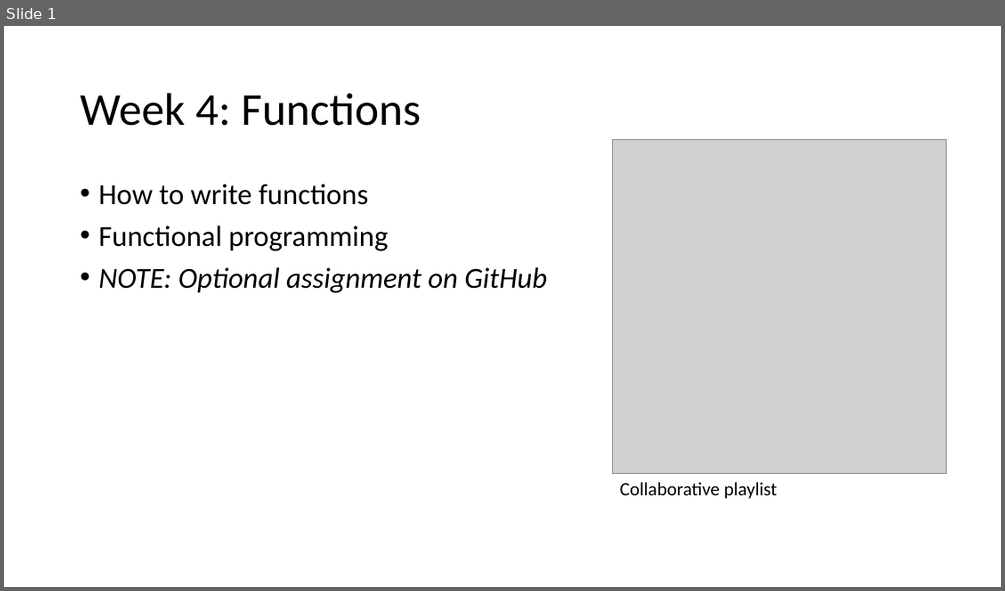
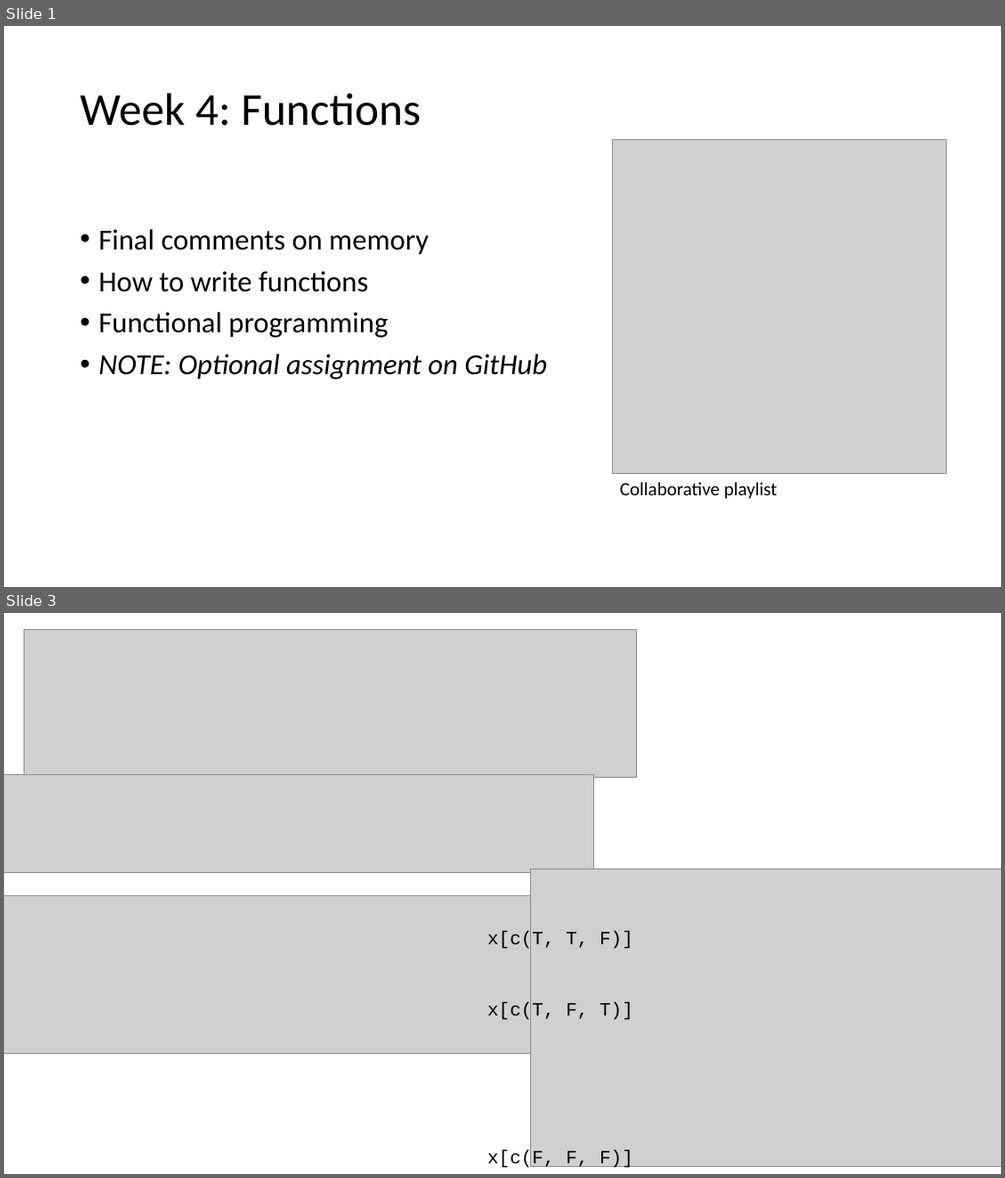
Before and after one commit to abbylewis/Advanced_R, a slide deck: slides/04_Functions.pptx. Shown one above the other, each under a label of ours: slide 1 before the commit, slides 1 and 3 after it; the slides between them are not shown. The pictures are 1005x591 and 1005x1178 pixels, drawn with LibreOffice and Linux fonts; fonts in the diff are those of the drawing; grey boxes stand for pictures. Boxes give left, top, right and bottom in pixels: in the first picture for what was removed or moved away, otherwise in the second. Text is boxed around its words. In the diff, an @@ line names an element or a change of style, - is before the commit and + after.

```diff
--- a/slides/04_Functions.pptx
+++ b/slides/04_Functions.pptx
@@ slide 3 added at box(4, 613, 1001, 1174), background #FFFFFF @@
@@ picture added at box(24, 629, 636, 777) @@
@@ picture added at box(4, 774, 593, 873) @@
@@ picture added at box(531, 868, 1001, 1167) @@
@@ picture added at box(4, 896, 582, 1054) @@
@@ text added at box(487, 931, 633, 950), 18 pt, text #000000 @@
+x[c(T, T, F)]
@@ text added at box(487, 1002, 633, 1022), 18 pt, text #000000 @@
+x[c(T, F, T)]
@@ text added at box(487, 1150, 633, 1169), 18 pt, text #000000 @@
+x[c(F, F, F)]
@@ slide 1 changed as well @@
@@ text at box(98, 229, 429, 255): paragraph added @@
+• Final comments on memory
```
Also in this commit, not shown: 1 other slide added, 3 slides removed, 2 other files.
